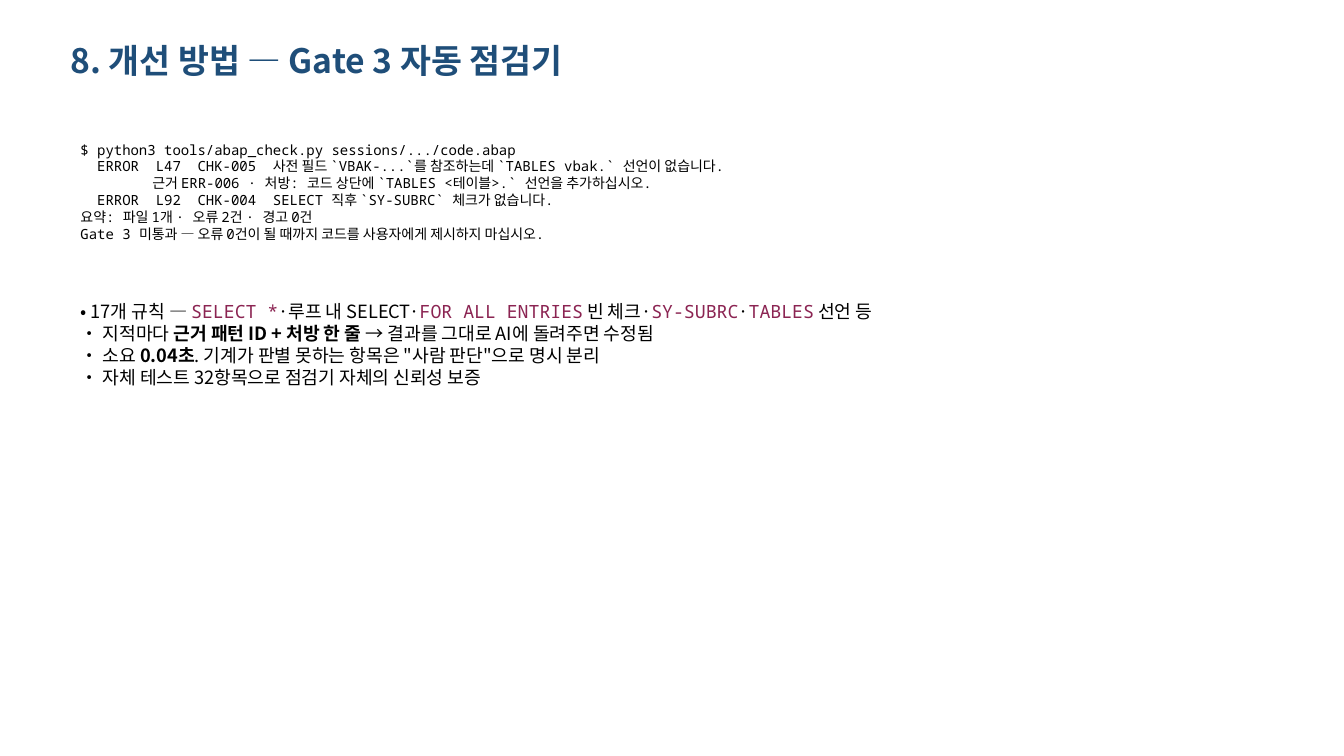
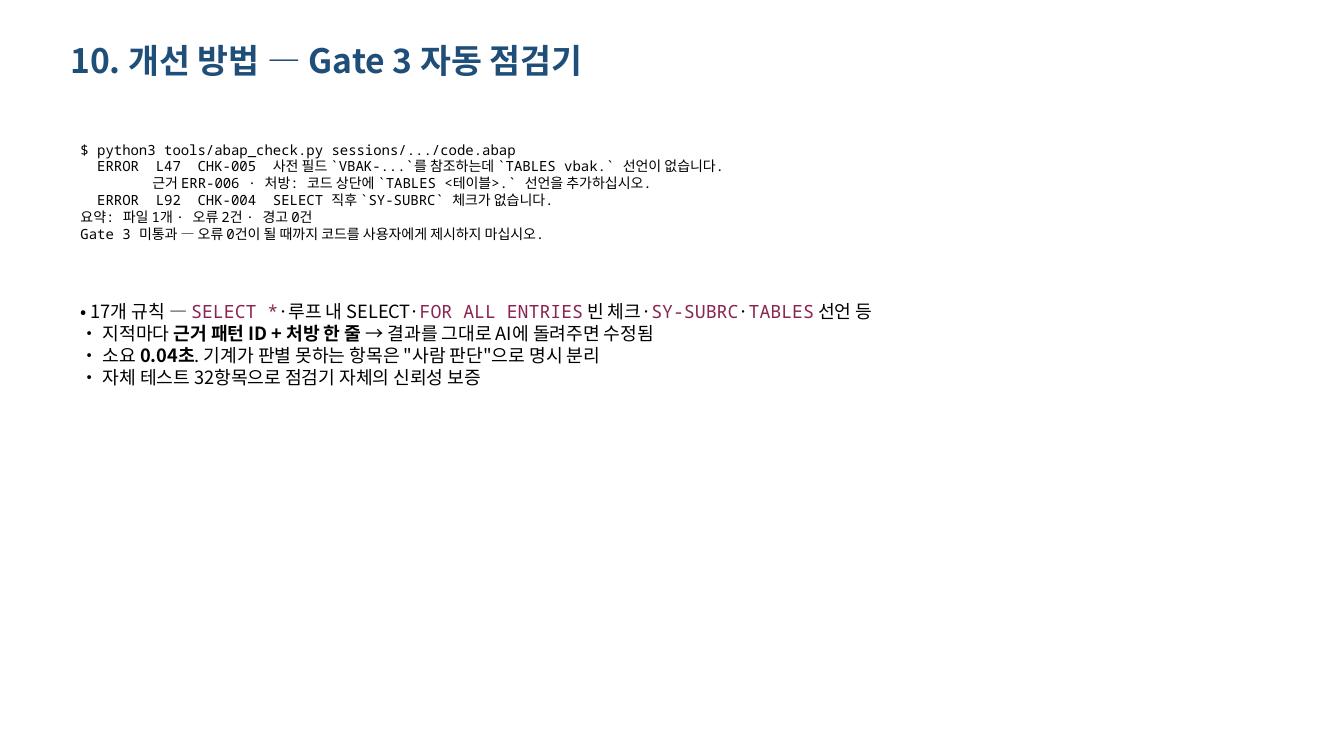
Before and after one commit to hyosungitx00/AI, a slide deck: slide 13 of report/dist/ai-abap-result-deck.pptx (slide 10 before the commit). Drawn at 1344x756 pixels with LibreOffice and Linux fonts; fonts in the diff are those of the drawing. Boxes give left, top, right and bottom in pixels: in the first picture for what was removed or moved away, otherwise in the second. Text is boxed around its words. In the diff, an @@ line names an element or a change of style, - is before the commit and + after.

```diff
--- a/report/dist/ai-abap-result-deck.pptx
+++ b/report/dist/ai-abap-result-deck.pptx
@@ text at [70,45,583,76]: text changed @@
-8. 개선 방법 — Gate 3 자동 점검기
+10. 개선 방법 — Gate 3 자동 점검기
```
Also in this commit, not shown: 12 other slides changed, 7 slides added, 3 slides removed, 2 other files.
